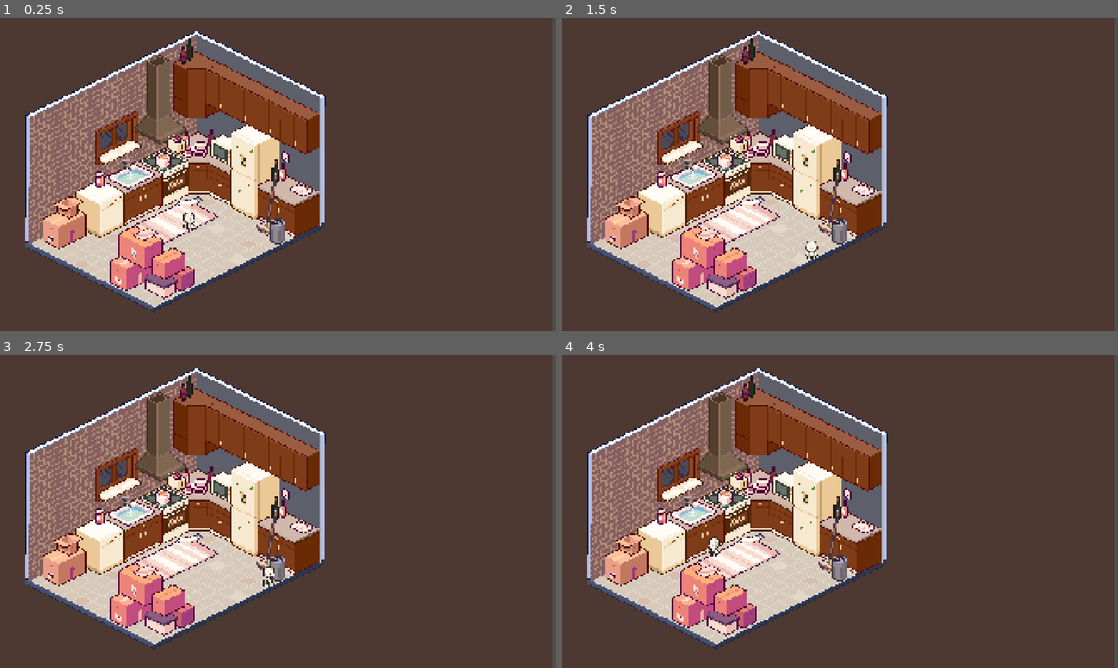
Above: before the commit, frames 1-4 (two rows, left to right).
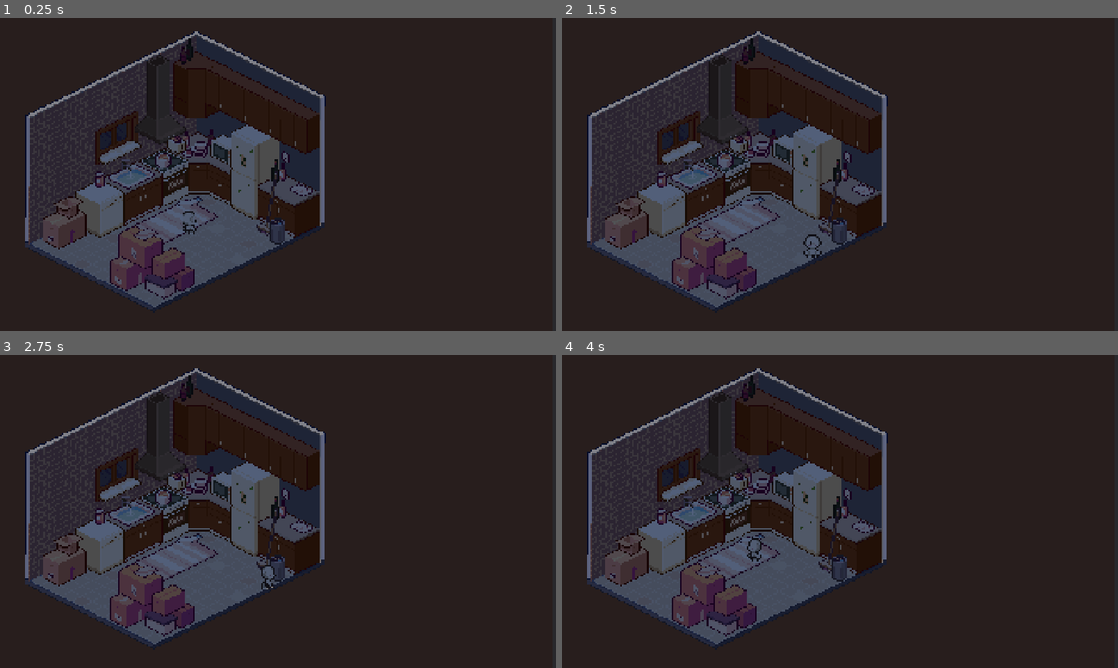
Above: after the commit, the same moments.

Repository: ayanrasulova/by-the-book
Game: Godot game, scene res://scenes/level-one.tscn
The game is run twice, just before and just after one commit, with the same random seed, the same clock (stepped at 60 frames per second) and the same inputs. This scene is started directly instead of the project's main scene.
Inputs:
- Up to frame 1 (0.25 s): no input
- Up to frame 2 (1.5 s): tap Enter at 0.5 s; hold D (move_right) 0.53-1.28 s; hold S (move_down) from 1.28 s (still down)
- Up to frame 3 (2.75 s): release S (move_down) at 2.03 s; hold D (move_right) from 2.03 s (still down)
- Up to frame 4 (4 s): release D (move_right) at 2.78 s; hold W (move_up) 2.78-3.53 s; hold A (move_left) from 3.53 s (still down)

The runs differ from the first frame. In frame 1, 100% of the frame differs, in the area x 0-100%, y 0-100%; in frame 2, 100%; in frame 3, 100%; in frame 4, 100%.

Commit message:
lights in env

Diff:
--- a/scenes/first-room.tscn
+++ b/scenes/first-room.tscn
@@ -1,17 +1,29 @@
 [gd_scene format=3 uid="uid://3keslax83mdt"]
 
 [ext_resource type="Texture2D" uid="uid://b408an4wiy4co" path="res://assets/backgrounds/kitchen-1-pixel.png" id="1_kbinn"]
+[ext_resource type="Texture2D" uid="uid://b1o3tx4klc3ef" path="res://assets/textures/houselighttexture.png" id="2_3pqac"]
 
 [node name="FirstRoom" type="Node2D" unique_id=670465254]
 
+[node name="CanvasLayer" type="CanvasLayer" parent="." unique_id=30034809]
+
+[node name="ColorRect" type="ColorRect" parent="CanvasLayer" unique_id=1610908577]
+modulate = Color(0.56705695, 0.31550902, 0.8814918, 1)
+anchors_preset = 15
+anchor_right = 1.0
+anchor_bottom = 1.0
+grow_horizontal = 2
+grow_vertical = 2
+color = Color(0.004111517, 0.00643233, 0.038420834, 0.47843137)
+
 [node name="RoomNode" type="Node2D" parent="." unique_id=601816653]
 
-[node name="ColorRect" type="ColorRect" parent="RoomNode" unique_id=409486976]
+[node name="Background" type="ColorRect" parent="RoomNode" unique_id=409486976]
 offset_right = 1911.0
 offset_bottom = 1079.0
 color = Color(0.3019608, 0.22352941, 0.19215687, 1)
 
-[node name="TextureRect" type="TextureRect" parent="RoomNode" unique_id=1690720730]
+[node name="Room" type="TextureRect" parent="RoomNode" unique_id=1690720730]
 offset_left = 76.0
 offset_top = 40.999996
 offset_right = 1871.0
@@ -21,6 +33,25 @@
 
 [node name="StaticBody2D" type="StaticBody2D" parent="RoomNode" unique_id=1442768226]
 
+[node name="lightsoff" type="PointLight2D" parent="RoomNode/StaticBody2D" unique_id=910272910]
+position = Vector2(48, 53.000004)
+scale = Vector2(1.8807665, 1.8924053)
+color = Color(0.85383797, 0.6089138, 0.19675198, 1)
+energy = 0.45
+blend_mode = 1
+texture = ExtResource("2_3pqac")
+offset = Vector2(319.90344, 256.12628)
+
+[node name="PointLight2D2" type="PointLight2D" parent="RoomNode/StaticBody2D" unique_id=39195122]
+visible = false
+position = Vector2(39, 63)
+scale = Vector2(1.8780903, 1.8474671)
+color = Color(10.092055, 8.107544, 0, 1)
+energy = 0.02
+range_layer_max = 2
+texture = ExtResource("2_3pqac")
+offset = Vector2(320.96832, 256.12628)
+
 [node name="walking distance" type="CollisionPolygon2D" parent="RoomNode/StaticBody2D" unique_id=248756910]
 build_mode = 1
 polygon = PackedVector2Array(147, 732, 296, 660, 338, 672, 652, 528, 714, 529, 915, 628, 916, 689, 981, 715, 978, 836, 697, 971, 496, 849, 354, 970, 148, 858)
--- a/scenes/player.tscn
+++ b/scenes/player.tscn
@@ -324,7 +324,7 @@
 metadata/_edit_group_ = true
 
 [node name="AnimatedSprite2D" type="AnimatedSprite2D" parent="." unique_id=866879672]
-scale = Vector2(4, 4)
+scale = Vector2(5, 5)
 sprite_frames = SubResource("SpriteFrames_nl2iu")
 animation = &"walk_threeforthback"
 frame_progress = 0.6848114
--- a/scripts/player.gd
+++ b/scripts/player.gd
@@ -1,6 +1,6 @@
 extends CharacterBody2D
 
-@export var speed = 300 # speed of player
+@export var speed = 200 # speed of player
 var screen_size
 #var velocity = Vector2.ZERO
 
Binary file added: assets/textures/houselighttexture.png
Not shown, added: assets/textures/houselighttexture.png.import
